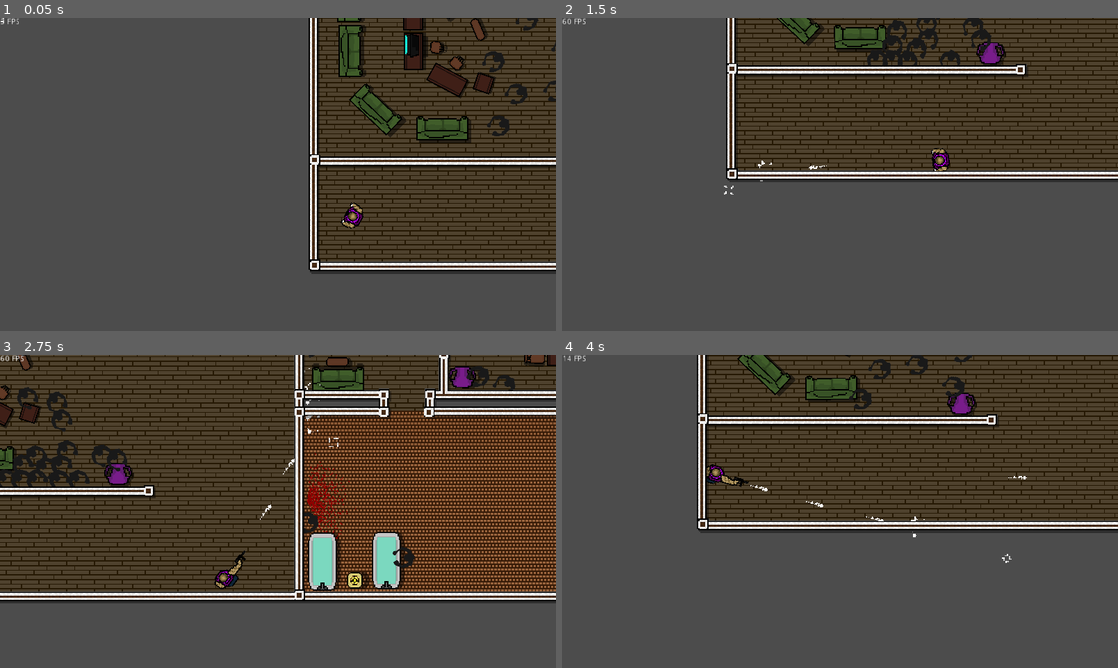
Above: before the commit, frames 1-4 (two rows, left to right).
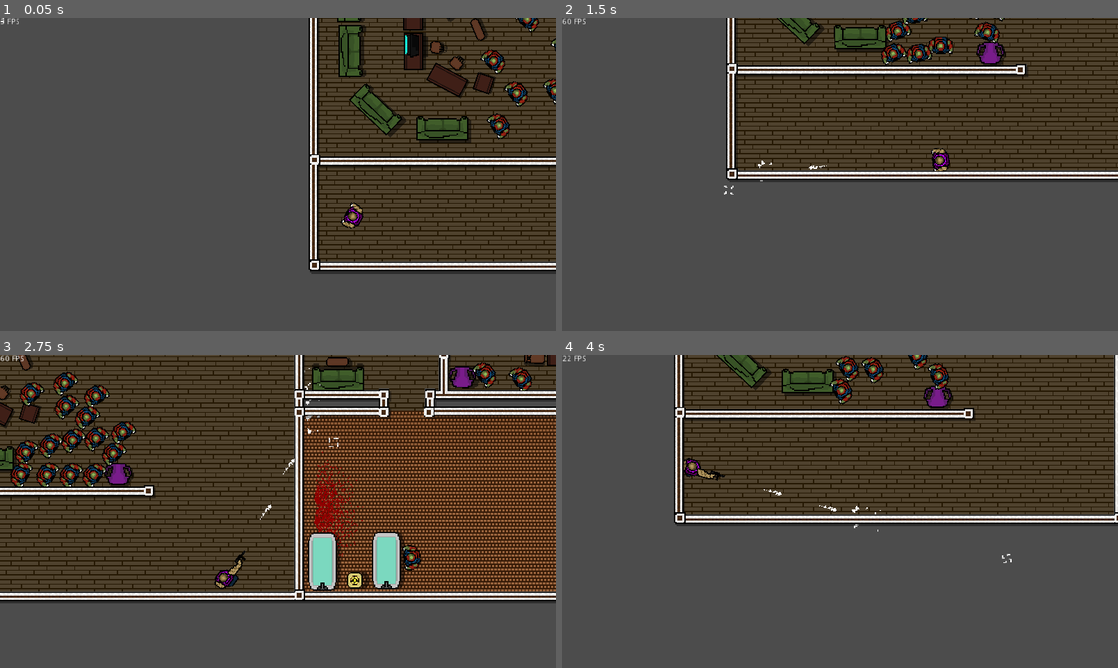
Above: after the commit, the same moments.

Repository: Martovvi/Zombie-Hunter
Game: Godot game, scene res://Game.tscn
Two runs of this game, one before a commit and one after it. Both use one fixed random seed, a clock stepped at 60 frames per second and the inputs below.
Inputs (mouse positions are in pixels of both pictures, inside the frame that each line leads up to):
- Up to frame 1 (0.05 s): no input
- Up to frame 2 (1.5 s): tap Enter at 0.5 s; move the mouse to (962, 158) at 0.52 s; press the mouse at (962, 158) at 0.53 s; hold Right (ui_right) 0.53-1.28 s; move the mouse to (728, 190) at 1.27 s; release the mouse at (728, 190) at 1.28 s; hold Down (ui_down) from 1.28 s (still down); click (728, 190) at 1.35 s
- Up to frame 3 (2.75 s): move the mouse to (333, 442) at 2.02 s; release Down (ui_down) at 2.03 s; press the mouse at (333, 442) at 2.03 s; hold Right (ui_right) from 2.03 s (still down)
- Up to frame 4 (4 s): move the mouse to (812, 574) at 2.77 s; release Right (ui_right) at 2.78 s; release the mouse at (812, 574) at 2.78 s; hold Up (ui_up) 2.78-3.53 s; click (812, 574) at 2.85 s; move the mouse to (1006, 558) at 3.52 s; press the mouse at (1006, 558) at 3.53 s; hold Left (ui_left) from 3.53 s (still down)

The runs differ from the first frame. In frame 1, 1.0% of the frame differs, in the area x 86-100%, y 0-39%; in frame 2, 1.5%; in frame 3, 5.2%; in frame 4, 29%, in the area x 0-100%, y 0-67%.

Commit message:
Added zombie sprites

Diff:
--- a/scenes/zombie.tscn
+++ b/scenes/zombie.tscn
@@ -1,22 +1,109 @@
-[gd_scene load_steps=4 format=2]
+[gd_scene load_steps=20 format=2]
 
 [ext_resource path="res://scripts/zombie.gd" type="Script" id=1]
-[ext_resource path="res://assets/sprites/sprite_zombie.png" type="Texture" id=2]
+[ext_resource path="res://assets/sprites/sprite_zombiesheet.png" type="Texture" id=2]
 
-[sub_resource type="CircleShape2D" id=1]
-radius = 6.69153
+[sub_resource type="AtlasTexture" id=1]
+atlas = ExtResource( 2 )
+region = Rect2( 0, 0, 24, 24 )
+
+[sub_resource type="AtlasTexture" id=2]
+atlas = ExtResource( 2 )
+region = Rect2( 24, 0, 24, 24 )
+
+[sub_resource type="AtlasTexture" id=3]
+atlas = ExtResource( 2 )
+region = Rect2( 48, 0, 24, 24 )
+
+[sub_resource type="AtlasTexture" id=4]
+atlas = ExtResource( 2 )
+region = Rect2( 72, 0, 24, 24 )
+
+[sub_resource type="AtlasTexture" id=5]
+atlas = ExtResource( 2 )
+region = Rect2( 96, 0, 24, 24 )
+
+[sub_resource type="AtlasTexture" id=6]
+atlas = ExtResource( 2 )
+region = Rect2( 120, 0, 24, 24 )
+
+[sub_resource type="AtlasTexture" id=7]
+atlas = ExtResource( 2 )
+region = Rect2( 144, 0, 24, 24 )
+
+[sub_resource type="AtlasTexture" id=8]
+atlas = ExtResource( 2 )
+region = Rect2( 0, 0, 24, 24 )
+
+[sub_resource type="SpriteFrames" id=9]
+animations = [ {
+"frames": [ SubResource( 1 ), SubResource( 2 ), SubResource( 3 ), SubResource( 1 ), SubResource( 4 ), SubResource( 5 ), SubResource( 6 ), SubResource( 7 ) ],
+"loop": true,
+"name": "default",
+"speed": 5.0
+}, {
+"frames": [ SubResource( 8 ) ],
+"loop": true,
+"name": "idle",
+"speed": 5.0
+} ]
+
+[sub_resource type="AtlasTexture" id=12]
+atlas = ExtResource( 2 )
+region = Rect2( 0, 24, 24, 24 )
+
+[sub_resource type="AtlasTexture" id=13]
+atlas = ExtResource( 2 )
+region = Rect2( 24, 24, 24, 24 )
+
+[sub_resource type="AtlasTexture" id=14]
+atlas = ExtResource( 2 )
+region = Rect2( 48, 24, 24, 24 )
+
+[sub_resource type="AtlasTexture" id=15]
+atlas = ExtResource( 2 )
+region = Rect2( 72, 24, 24, 24 )
+
+[sub_resource type="AtlasTexture" id=16]
+atlas = ExtResource( 2 )
+region = Rect2( 96, 24, 24, 24 )
+
+[sub_resource type="AtlasTexture" id=18]
+atlas = ExtResource( 2 )
+region = Rect2( 0, 24, 24, 24 )
+
+[sub_resource type="SpriteFrames" id=11]
+animations = [ {
+"frames": [ SubResource( 12 ), SubResource( 13 ), SubResource( 14 ), SubResource( 13 ), SubResource( 15 ), SubResource( 16 ), SubResource( 15 ) ],
+"loop": true,
+"name": "default",
+"speed": 5.0
+}, {
+"frames": [ SubResource( 18 ) ],
+"loop": true,
+"name": "idle",
+"speed": 5.0
+} ]
+
+[sub_resource type="CircleShape2D" id=17]
 
 [node name="Zombie" type="KinematicBody2D"]
 script = ExtResource( 1 )
 
-[node name="Sprite" type="Sprite" parent="."]
-scale = Vector2( 0.3, 0.3 )
-texture = ExtResource( 2 )
+[node name="Body" type="AnimatedSprite" parent="."]
+rotation = 1.5708
+frames = SubResource( 9 )
+animation = "idle"
+
+[node name="Legs" type="AnimatedSprite" parent="."]
+rotation = 1.5708
+z_index = -1
+frames = SubResource( 11 )
+animation = "idle"
 
 [node name="CollisionShape2D" type="CollisionShape2D" parent="."]
-position = Vector2( -3.089, 0 )
-shape = SubResource( 1 )
+shape = SubResource( 17 )
 
 [node name="RayCast2D" type="RayCast2D" parent="."]
 enabled = true
-cast_to = Vector2( 5, 0 )
+cast_to = Vector2( 11, 0 )
--- a/scripts/zombie.gd
+++ b/scripts/zombie.gd
@@ -3,13 +3,15 @@
 
 const MOVE_SPEED = 155
 
+var velocity = Vector2.ZERO
+
 onready var raycast = $RayCast2D
+onready var zombie_body = $Body
+onready var zombie_legs = $Legs
 onready var blood = load("res://scenes/blood.tscn")
 
-func _physics_process(delta):
-
+func chase_player(delta):
 	var player = get_tree().get_root().get_node("Game").get_node("Player")
-
 	var vec_to_player = player.global_position - global_position
 	vec_to_player = vec_to_player.normalized()
 	global_rotation = atan2(vec_to_player.y, vec_to_player.x)
@@ -20,6 +22,49 @@
 		if coll.name == "Player":
 			coll.kill()
 
+# Animations controller for various zombie based animations.
+func animations_controller():
+	if(velocity != Vector2.ZERO):
+		zombie_body.play("default")
+		zombie_legs.play("default")
+	if(velocity != Vector2.ZERO):
+		zombie_legs.play("default")
+	if(velocity == Vector2.ZERO):
+		zombie_legs.stop()
+		zombie_legs.play("idle")
+	elif(velocity == Vector2.ZERO):
+		zombie_body.play("idle")
+		zombie_legs.play("idle")
+
+ # Rotates legs based on movement direction.
+func rotate_legs():
+	if(velocity.x != 0 && velocity.y == 0):
+		if(velocity.x > 0):
+			zombie_legs.set_rotation_degrees(-90)
+		else:
+			zombie_legs.set_rotation_degrees(90)
+	elif(velocity.x == 0 && velocity.y != 0):
+		if(velocity.y > 0):
+			zombie_legs.set_rotation_degrees(0)
+		else:
+			zombie_legs.set_rotation_degrees(180)
+	elif(velocity.x != 0 && velocity.y != 0):
+		if(velocity.x > 0 && velocity.y < 0):
+			zombie_legs.set_rotation_degrees(-135)
+		elif(velocity.x < 0 && velocity.y > 0):
+			zombie_legs.set_rotation_degrees(45)
+		elif(velocity.x > 0 && velocity.y > 0):
+			zombie_legs.set_rotation_degrees(-45)
+		elif(velocity.x < 0 && velocity.y < 0):
+			zombie_legs.set_rotation_degrees(135)
+	else:
+		zombie_legs.set_rotation_degrees(0)
+
+
+func _physics_process(delta):
+	chase_player(delta)
+
+
 func hit():
 	var blood_instance = blood.instance()
 	get_tree().current_scene.add_child(blood_instance)
Binary file added: assets/sprites/sprite_zombiesheet.png
Not shown, added: assets/sprites/sprite_zombiesheet.png.import
